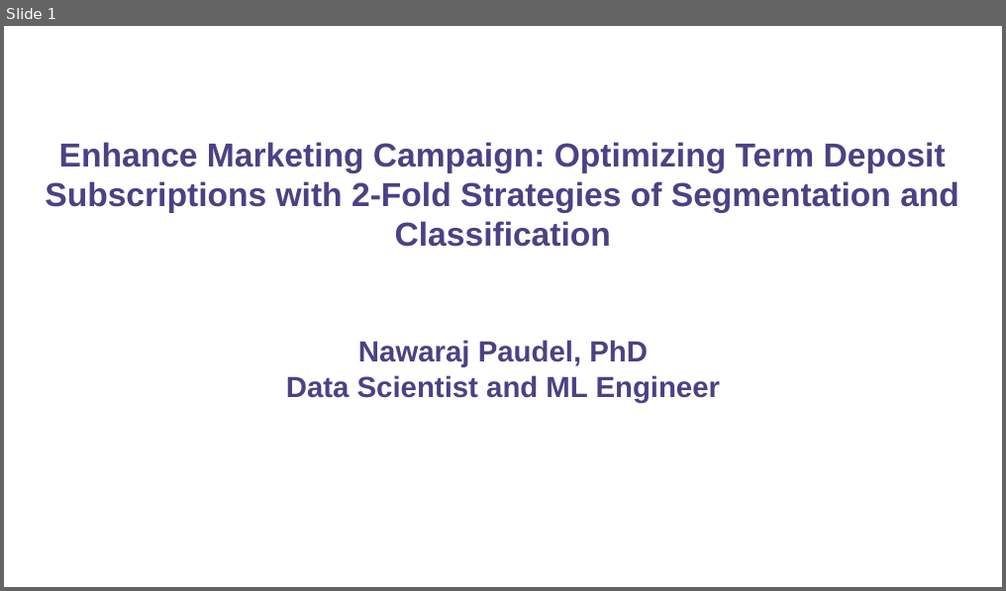
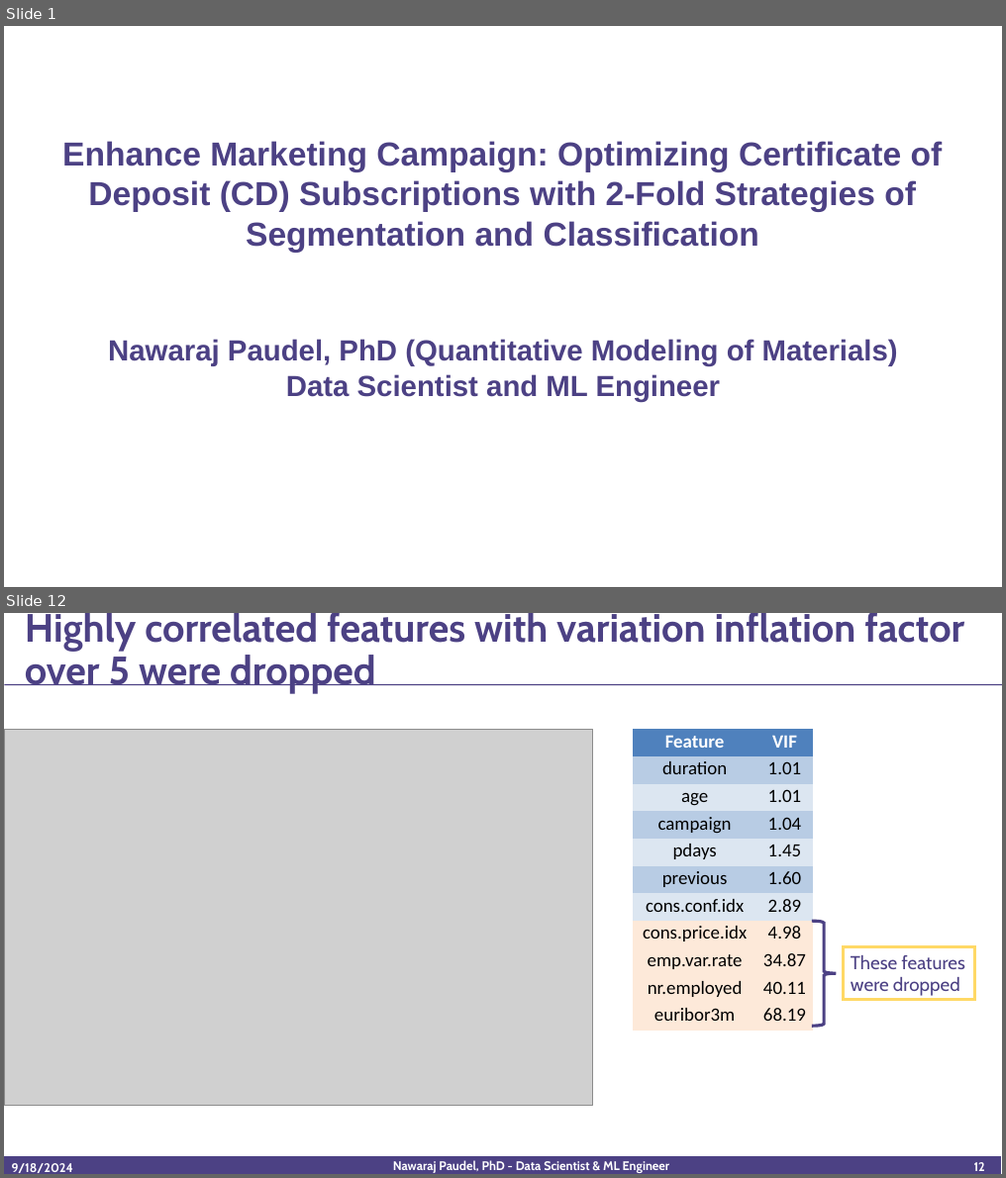
Before and after one commit to newking9088/marketing_campaign_customer_segmentation_classification, a slide deck: Executive Summary Powerpoint/bank_marketing_campaign_customer-segmentation_classification.pptx. Shown one above the other, each under a label of ours: slide 1 before the commit, slides 1 and 12 after it; the slides between them are not shown. The pictures are 1006x591 and 1006x1178 pixels, drawn with LibreOffice and Linux fonts; fonts in the diff are those of the drawing; grey boxes stand for pictures. Boxes give left, top, right and bottom in pixels: in the first picture for what was removed or moved away, otherwise in the second. Text is boxed around its words. In the diff, an @@ line names an element or a change of style, - is before the commit and + after.

```diff
--- a/Executive Summary Powerpoint/bank_marketing_campaign_customer-segmentation_classification.pptx
+++ b/Executive Summary Powerpoint/bank_marketing_campaign_customer-segmentation_classification.pptx
@@ slide 12 added at (4,613,1002,1174), background #FFFFFF @@
@@ title added at (25,613,964,693), 38 pt, text #4C4184, bold @@
+Highly correlated features with variation inflation factor over 5 were dropped
@@ rectangle added at (5,684,1002,685), fill #4C4184 @@
@@ picture added at (4,729,592,1106) @@
@@ table added at (633,729,813,1026), 11 rows, 2 columns @@
+Feature | VIF
+duration | 1.01
+age | 1.01
+campaign | 1.04
+pdays | 1.45
+previous | 1.60
+cons.conf.idx | 2.89
+cons.price.idx | 4.98
+emp.var.rate | 34.87
+nr.employed | 40.11
+euribor3m | 68.19
@@ right brace added at (812,922,837,1026), outline #4C4184 3 pt @@
@@ rectangle added at (844,947,975,1000), fill #FFFFFF, outline #FFD966 3 pt, 18 pt, text #4C4184 @@
+These features were dropped
@@ rectangle added at (4,1157,1002,1174), fill #4C4184, outline #FFFFFF 1 pt @@
@@ text added at (12,1163,73,1173), 12 pt, text #FFFFFF, bold @@
+9/18/2024
@@ text added at (393,1160,670,1173), 12 pt, text #FFFFFF, bold @@
+Nawaraj Paudel, PhD - Data Scientist & ML Engineer
@@ page number added at (974,1162,985,1171), 12 pt, text #FFFFFF, bold @@
+12
@@ slide 1 changed as well @@
@@ text "Enhance Marketing Campaign: Optimizing Certificate ...": place and size @@
-text "Enhance Marketing Campaign: Optimizing Certificate ..." at (45,142,959,402)
+text "Enhance Marketing Campaign: Optimizing Certificate ..." at (62,141,943,402)
@@ text at (62,141,943,367): text changed @@
-Enhance Marketing Campaign: Optimizing Term Deposit Subscriptions with 2-Fold Strategies of Segmentation and Classification
-Nawaraj Paudel, PhD
+Enhance Marketing Campaign: Optimizing Certificate of Deposit (CD) Subscriptions with 2-Fold Strategies of Segmentation and Classification
+Nawaraj Paudel, PhD (Quantitative Modeling of Materials)
```
Also in this commit, not shown: 1 other slide changed, 17 other slides added.
